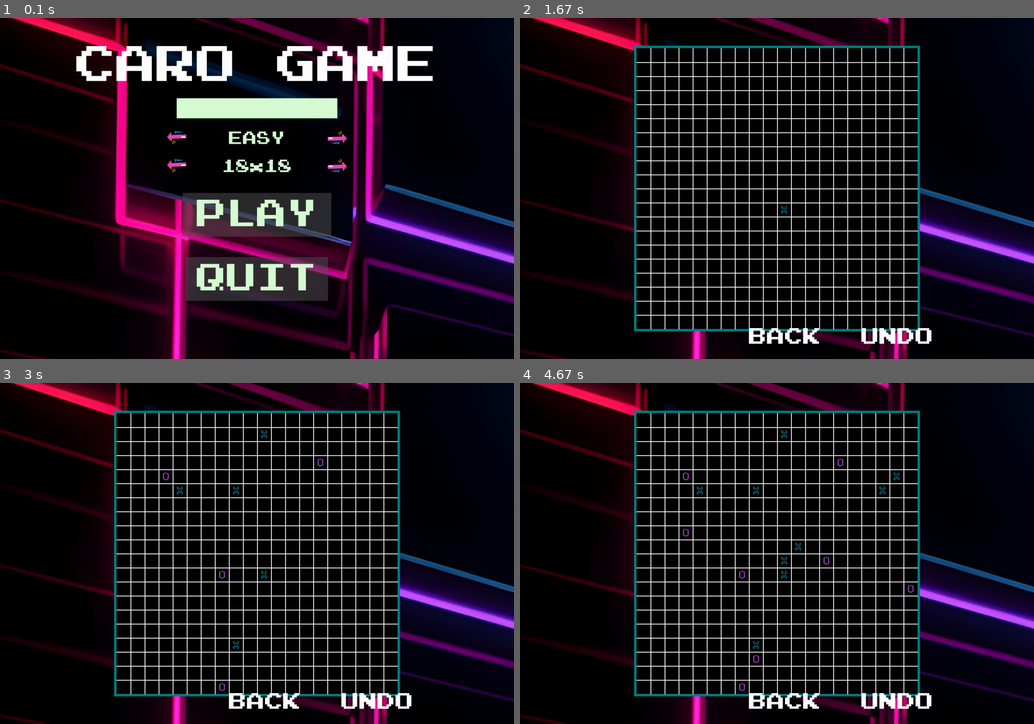
Above: before the commit, frames 1-4 (two rows, left to right).
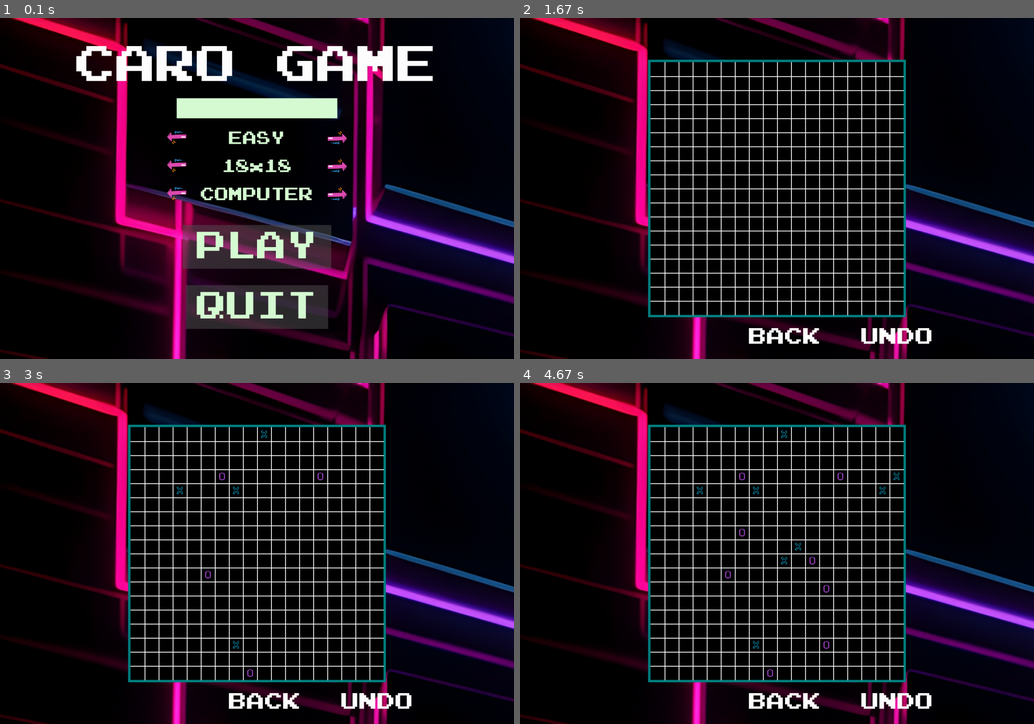
Above: after the commit, the same moments.

Repository: HuyHoang04/Caro-pygame
Game: pygame game, started from Game/Play/play.py
The game is run twice, just before and just after one commit, with the same random seed, the same clock (stepped at 60 frames per second) and the same inputs.
Inputs (mouse positions are in pixels of both pictures, inside the frame that each line leads up to):
- Up to frame 1 (0.1 s): no input
- Up to frame 2 (1.67 s): click "PLAY" at 0.38 s; click (777, 212) at 0.72 s; click "UNDO" at 1.05 s; click (967, 307) at 1.38 s
- Up to frame 3 (3 s): click (267, 437) at 1.72 s; click (231, 642) at 2.05 s; click (241, 495) at 2.38 s; click (185, 481) at 2.72 s
- Up to frame 4 (4.67 s): click (777, 553) at 3.05 s; click (884, 492) at 3.88 s; click (890, 468) at 4.22 s; click (797, 539) at 4.55 s

The runs differ from the first frame. In frame 1, 9.3% of the frame differs, in the area x 32-68%, y 49-92%; in frame 2, 7.0%; in frame 3, 7.1%; in frame 4, 7.3%.

Commit message:
Update undo 2 steps, player mode

Diff:
--- a/Game/Play/checkwin.py
+++ b/Game/Play/checkwin.py
@@ -2,7 +2,7 @@
 from constants import *
 
 def check_winner(board, symbol):
-    size = get_board_size()
+    size = N
     win_length = 5  # Số ký tự liên tiếp cần có để thắng
 
     # Kiểm tra theo hàng ngang
--- a/Game/Play/constants.py
+++ b/Game/Play/constants.py
@@ -4,7 +4,9 @@
 pygame.init()
 
 # Thiết lập kích thước bảng và các biến
-N = 20  # Kích thước ma trận ban đầu
+board_sizes = ["8x8", "10x10", "15x15", "18x18"]  # Các kích thước bảng
+current_size_index = 3  # Kích thước mặc định (8x8)
+N = int(board_sizes[current_size_index].split('x')[0])  # Kích thước ma trận ban đầu
 WIN_CONDITION = 5  # Số ký tự liên tiếp để thắng
 CELL_SIZE = 35  # Kích thước mỗi ô vuông
 WIDTH = 1280  # Đảm bảo kích thước này trùng với SCREEN trong menu.py
@@ -25,35 +27,29 @@
 ICON_X = pygame.transform.scale(ICON_X, (CELL_SIZE - 10, CELL_SIZE - 10))
 ICON_O = pygame.transform.scale(ICON_O, (CELL_SIZE - 10, CELL_SIZE - 10))
 
+
 # Thiết lập vị trí lưới để nằm giữa màn hình
 def update_grid_offset():
     global GRID_OFFSET_X, GRID_OFFSET_Y
 
     # Tính toán tổng chiều rộng và chiều cao của bàn cờ
-    total_width = get_board_size() * CELL_SIZE
-    total_height = get_board_size() * CELL_SIZE
+    total_width = N * CELL_SIZE
+    total_height = N * CELL_SIZE
 
     # Căn giữa bàn cờ trong màn hình (hoặc đặt nó ở góc trái nếu quá rộng)
     GRID_OFFSET_X = (WIDTH - total_width) // 2
     GRID_OFFSET_Y = (HEIGHT - total_height) // 2
 
-
-
-# Hàm thay đổi kích thước bàn cờ và tự động căn giữ
-
-def get_board_size():
-    return N
-
 def get_board_position(mouse_pos):
     x, y = mouse_pos
-    if GRID_OFFSET_X <= x < GRID_OFFSET_X + get_board_size() * CELL_SIZE and GRID_OFFSET_Y <= y < GRID_OFFSET_Y + get_board_size() * CELL_SIZE:
+    if GRID_OFFSET_X <= x < GRID_OFFSET_X + N * CELL_SIZE and GRID_OFFSET_Y <= y < GRID_OFFSET_Y + N * CELL_SIZE:
         row = (y - GRID_OFFSET_Y) // CELL_SIZE
         col = (x - GRID_OFFSET_X) // CELL_SIZE
         return row, col
     return None, None
 
 def get_random_empty_cell(board):
-    empty_cells = [(r, c) for r in range(get_board_size()) for c in range(get_board_size()) if board[r][c] == ""]
+    empty_cells = [(r, c) for r in range(N) for c in range(N) if board[r][c] == ""]
     if empty_cells:
         return random.choice(empty_cells)
     return None, None
--- a/Game/Play/graphics.py
+++ b/Game/Play/graphics.py
@@ -12,28 +12,28 @@
     # Vẽ khung bao quanh lưới
     pygame.draw.rect(screen, FRAME_COLOR,
                      (GRID_OFFSET_X - FRAME_WIDTH, GRID_OFFSET_Y - FRAME_WIDTH,
-                      get_board_size() * CELL_SIZE + 2 * FRAME_WIDTH, get_board_size() * CELL_SIZE + 2 * FRAME_WIDTH))
+                      N * CELL_SIZE + 2 * FRAME_WIDTH, N * CELL_SIZE + 2 * FRAME_WIDTH))
 
     # Vẽ nền lưới
     pygame.draw.rect(screen, BLACK,
-                     (GRID_OFFSET_X, GRID_OFFSET_Y, get_board_size() * CELL_SIZE, get_board_size() * CELL_SIZE))
+                     (GRID_OFFSET_X, GRID_OFFSET_Y, N * CELL_SIZE, N * CELL_SIZE))
 
     # Vẽ các đường lưới
-    for i in range(1, get_board_size()):
+    for i in range(1, N):
         pygame.draw.line(screen, WHITE,
                          (GRID_OFFSET_X, GRID_OFFSET_Y + CELL_SIZE * i),
-                         (GRID_OFFSET_X + get_board_size() * CELL_SIZE, GRID_OFFSET_Y + CELL_SIZE * i), LINE_WIDTH)
+                         (GRID_OFFSET_X + N * CELL_SIZE, GRID_OFFSET_Y + CELL_SIZE * i), LINE_WIDTH)
         pygame.draw.line(screen, WHITE,
                          (GRID_OFFSET_X + CELL_SIZE * i, GRID_OFFSET_Y),
-                         (GRID_OFFSET_X + CELL_SIZE * i, GRID_OFFSET_Y + get_board_size() * CELL_SIZE), LINE_WIDTH)
+                         (GRID_OFFSET_X + CELL_SIZE * i, GRID_OFFSET_Y + N * CELL_SIZE), LINE_WIDTH)
 
 
 def draw_symbols(screen, board):
     """
     Vẽ các ký hiệu "X" và "O" vào bàn cờ.
     """
-    for row in range(get_board_size()):
-        for col in range(get_board_size()):
+    for row in range(N):
+        for col in range(N):
             if board[row][col] == "X":
                 # Vẽ icon X vào vị trí tương ứng
                 screen.blit(ICON_X, (GRID_OFFSET_X + col * CELL_SIZE + 5, GRID_OFFSET_Y + row * CELL_SIZE + 5))
--- a/Game/Play/leaderboard.csv
+++ b/Game/Play/leaderboard.csv
@@ -13,7 +13,3 @@
 Vinh,Lose
 Hung,Lose
 Dung,Lose,Win
-,Win
-,Win
-,Win
-,Win
--- a/Game/Play/play.py
+++ b/Game/Play/play.py
@@ -47,16 +47,18 @@
 levels = ["EASY", "MEDIUM", "HARD"]
 current_level_index = 0
 
-board_sizes = ["8x8", "10x10", "15x15", "18x18"]
-current_size_index = 3  # Mặc định là 15x15
+mode = ["PLAYER", "COMPUTER"]
+current_mode_index = 1
 
 # Hàm chính để chơi game
 def play():
     global player_name
     board_size = int(board_sizes[current_size_index].split('x')[0])
 
-    board = [["" for _ in range(get_board_size())] for _ in range(get_board_size())]
-    history = []
+    # Khởi tạo bàn cờ
+    board = [["" for _ in range(N)] for _ in range(N)]
+    history = []  # Lưu tất cả các nước đi của X và O
+    turn = 0  # 0 là lượt của X (người chơi), 1 là lượt của O (người chơi)
 
     while True:
         PLAY_MOUSE_POS = pygame.mouse.get_pos()
@@ -82,38 +84,87 @@
                 if PLAY_BACK.checkForInput(PLAY_MOUSE_POS):
                     main_menu()
 
-                if UNDO_BUTTON.checkForInput(PLAY_MOUSE_POS) and history:
-                    last_move = history.pop()
-                    row, col, player = last_move
+                if UNDO_BUTTON.checkForInput(PLAY_MOUSE_POS) and len(history) >= 2:
+                    # Nếu history có đủ ít nhất 2 nước đi (1 của X và 1 của O)
+                    last_move_o = history.pop()  # Lấy nước đi của O
+                    last_move_x = history.pop()  # Lấy nước đi của X
+
+                    # Hoàn tác nước đi của O
+                    row, col, player = last_move_o
                     board[row][col] = ""
 
-                row, col = (PLAY_MOUSE_POS[1] - GRID_OFFSET_Y) // CELL_SIZE, (PLAY_MOUSE_POS[0] - GRID_OFFSET_X) // CELL_SIZE
-                if 0 <= row < get_board_size() and 0 <= col < get_board_size() and board[row][col] == "":
-                    board[row][col] = "X"
-                    history.append((row, col, "X"))
-
-                    x_wins, winning_positions = check_winner(board, "X")
-                    if x_wins:
-                        draw_symbols(SCREEN, board)
-                        draw_winning_line(SCREEN, winning_positions)
-                        pygame.display.update()
-                        pygame.time.delay(1500)
-                        display_winner_screen(player_name)
-
-                    row, col = find_random_empty_spot(board)
-                    if row is not None and col is not None:
-                        board[row][col] = "O"
-                        history.append((row, col, "O"))
-
-                    o_wins, winning_positions = check_winner(board, "O")
-                    if o_wins:
-                        draw_symbols(SCREEN, board)
-                        draw_winning_line(SCREEN, winning_positions)
-                        pygame.display.update()
-                        pygame.time.delay(3000)
-                        display_winner_screen("O")
-
+                    # Hoàn tác nước đi của X
+                    row, col, player = last_move_x
+                    board[row][col] = ""
+
+                    turn -= 2  # Quay lại lượt trước đó (đưa lượt về X nếu đang ở lượt O, hoặc ngược lại)
+
+                else:
+                    row, col = (PLAY_MOUSE_POS[1] - GRID_OFFSET_Y) // CELL_SIZE, (PLAY_MOUSE_POS[0] - GRID_OFFSET_X) // CELL_SIZE
+                    if 0 <= row < N and 0 <= col < N and board[row][col] == "":
+                        if current_mode_index == 0:  # Chế độ chơi với người (Player vs Player)
+                            if turn % 2 == 0:  # Lượt của người chơi X
+                                board[row][col] = "X"
+                                history.append((row, col, "X"))  # Lưu nước đi của X
+                                # Kiểm tra nếu người chơi X thắng
+                                x_wins, winning_positions = check_winner(board, "X")
+                                if x_wins:
+                                    draw_symbols(SCREEN, board)
+                                    draw_winning_line(SCREEN, winning_positions)
+                                    pygame.display.update()
+                                    pygame.time.delay(1500)
+                                    display_winner_screen(player_name)
+                                    return
+                            else:  # Lượt của người chơi O
+                                board[row][col] = "O"
+                                history.append((row, col, "O"))  # Lưu nước đi của O
+                                # Kiểm tra nếu người chơi O thắng
+                                o_wins, winning_positions = check_winner(board, "O")
+                                if o_wins:
+                                    draw_symbols(SCREEN, board)
+                                    draw_winning_line(SCREEN, winning_positions)
+                                    pygame.display.update()
+                                    pygame.time.delay(1500)
+                                    display_winner_screen("O")
+                                    return
+                            turn += 1  # Sau mỗi lượt của X hoặc O, chúng ta tăng biến turn để chuyển lượt
+
+                        elif current_mode_index == 1:  # Chế độ chơi với máy (Player vs Computer)
+                            if turn % 2 == 0:  # Lượt của người chơi X
+                                board[row][col] = "X"
+                                history.append((row, col, "X"))  # Lưu nước đi của X
+                                # Kiểm tra nếu người chơi X thắng
+                                x_wins, winning_positions = check_winner(board, "X")
+                                if x_wins:
+                                    draw_symbols(SCREEN, board)
+                                    draw_winning_line(SCREEN, winning_positions)
+                                    pygame.display.update()
+                                    pygame.time.delay(1500)
+                                    display_winner_screen(player_name)
+                                    return
+                                turn += 1  # Chuyển lượt sang O (máy)
+
+                                # Máy đánh O (sau khi X đánh)
+                                if turn % 2 == 1:  # Lượt của máy O
+                                    row, col = find_random_empty_spot(board)
+                                    if row is not None and col is not None:
+                                        board[row][col] = "O"
+                                        history.append((row, col, "O"))  # Lưu nước đi của O
+                                        # Kiểm tra nếu máy O thắng
+                                        o_wins, winning_positions = check_winner(board, "O")
+                                        if o_wins:
+                                            draw_symbols(SCREEN, board)
+                                            draw_winning_line(SCREEN, winning_positions)
+                                            pygame.display.update()
+                                            pygame.time.delay(3000)
+                                            display_winner_screen("O")
+                                            return
+                                        turn += 1  # Chuyển lượt sang X (người chơi)
         pygame.display.update()
+
+
+
+
 
 
 def find_random_empty_spot(board):
@@ -224,9 +275,7 @@
 # Hàm menu chính
 # Hàm menu chính
 def main_menu():
-    global current_level_index, current_size_index,  player_name
-
-
+    global current_level_index, current_size_index,  player_name, current_mode_index
     input_active = False  # Kiểm tra xem ô nhập liệu có được chọn không
     cursor_visible = False  # Biến xác định con trỏ có hiển thị không
     last_cursor_toggle_time = 0  # Thời gian lần cuối cùng thay đổi trạng thái con trỏ nhấp nháy
@@ -239,10 +288,10 @@
         MENU_TEXT = get_font(100).render("CARO GAME", True, "White")
         MENU_RECT = MENU_TEXT.get_rect(center=(640, 120))
 
-        PLAY_BUTTON = Button(image=pygame.image.load("assets/Play Rect.png"), pos=(640, 490),
+        PLAY_BUTTON = Button(image=pygame.image.load("assets/Play Rect.png"), pos=(640, 570),
                              text_input="PLAY", font=get_font(75), base_color="#d7fcd4", hovering_color="White")
 
-        QUIT_BUTTON = Button(image=pygame.image.load("assets/Quit Rect.png"), pos=(640, 650),
+        QUIT_BUTTON = Button(image=pygame.image.load("assets/Quit Rect.png"), pos=(640, 720),
                              text_input="QUIT", font=get_font(75), base_color="#d7fcd4", hovering_color="White")
 
         LEFT_ARROW_LEVEL = Button(image=pygame.image.load("assets/arrow-left2.png"), pos=(440, 300),
@@ -262,6 +311,16 @@
 
         SIZE_TEXT = get_font(35).render(board_sizes[current_size_index], True, "#d7fcd4")
         SIZE_RECT = SIZE_TEXT.get_rect(center=(640, 370))
+
+          # Thêm mũi tên điều chỉnh chế độ chơi (PLAYER vs COMPUTER)
+        LEFT_ARROW_MODE = Button(image=pygame.image.load("assets/arrow-left2.png"), pos=(440, 440),
+                                 text_input="", font=get_font(75), base_color="White", hovering_color="Green")
+
+        RIGHT_ARROW_MODE = Button(image=pygame.image.load("assets/arrow-right2.png"), pos=(840, 440),
+                                  text_input="", font=get_font(75), base_color="White", hovering_color="Green")
+
+        MODE_TEXT = get_font(35).render(mode[current_mode_index], True, "#d7fcd4")
+        MODE_RECT = MODE_TEXT.get_rect(center=(640, 440))
 
         # Vẽ ô nhập tên người chơi với con trỏ nhấp nháy
         input_box = draw_input_box(SCREEN, 440, 200, 400, 50, player_name, get_font(35), "#d7fcd4", "White", cursor_visible)
@@ -269,8 +328,9 @@
         SCREEN.blit(MENU_TEXT, MENU_RECT)
         SCREEN.blit(LEVEL_TEXT, LEVEL_RECT)
         SCREEN.blit(SIZE_TEXT, SIZE_RECT)
-
-        for button in [PLAY_BUTTON, QUIT_BUTTON, LEFT_ARROW_LEVEL, RIGHT_ARROW_LEVEL, LEFT_ARROW_SIZE, RIGHT_ARROW_SIZE]:
+        SCREEN.blit(MODE_TEXT, MODE_RECT)
+
+        for button in [PLAY_BUTTON, QUIT_BUTTON, LEFT_ARROW_LEVEL, RIGHT_ARROW_LEVEL, LEFT_ARROW_SIZE, RIGHT_ARROW_SIZE,LEFT_ARROW_MODE, RIGHT_ARROW_MODE]:
             button.changeColor(MENU_MOUSE_POS)
             button.update(SCREEN)
 
@@ -298,11 +358,15 @@
                 if LEFT_ARROW_SIZE.checkForInput(MENU_MOUSE_POS):
                     current_size_index = (current_size_index - 1) % len(board_sizes)
 
-                    update_grid_offset()
+
                 if RIGHT_ARROW_SIZE.checkForInput(MENU_MOUSE_POS):
                     current_size_index = (current_size_index + 1) % len(board_sizes)
 
-                    update_grid_offset()
+                # Chuyển đổi chế độ chơi giữa "PLAYER" và "COMPUTER"
+                if LEFT_ARROW_MODE.checkForInput(MENU_MOUSE_POS):
+                    current_mode_index = (current_mode_index - 1) % len(mode)
+                if RIGHT_ARROW_MODE.checkForInput(MENU_MOUSE_POS):
+                    current_mode_index = (current_mode_index + 1) % len(mode)
 
             # Nhận nhập liệu từ bàn phím
             if event.type == pygame.KEYDOWN:
